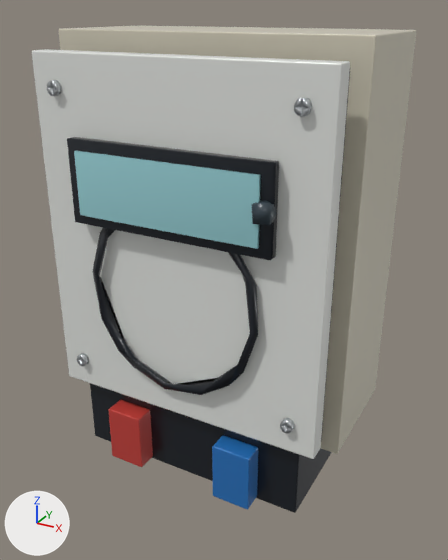
One commit to the glTF model lab/public/models/source3_default.low.glb: the scene before it, then after it.
Both versions are drawn from a 50 mm lens placed at (0.731, -1.35, 1.233), pointed at (0.011, -0.041, 0.579). Arrows for +X, +Y and +Z are at lower left; the lights stay in place. The picture after the commit comes second. Where no turn or scale is listed for an object, it has been applied to the vertices. Vertices at exactly the same position are counted once.

Names of what the first picture shows: 'detail:enclosure-gasket-and-fixings · Detail zinc plated fixin', 'node-2', 'node-25', 'node-26', 'node-3', 'node-6', 'node-7', 'node-8', 'node-9' and 2 more.
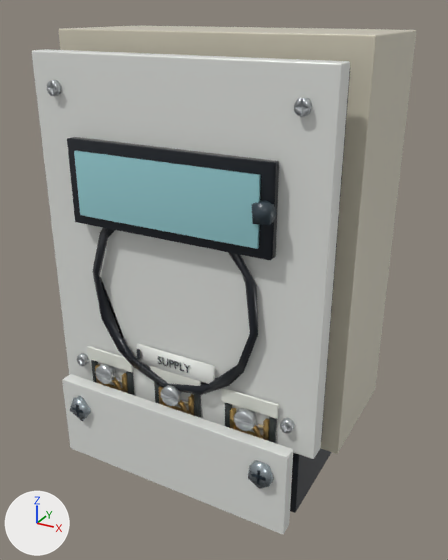
ob_terminal_l1 is not drawn itself; it is the parent of ob_detail_terminal_clamp_l1.
ob_terminal_l2 is not drawn itself; it is the parent of ob_detail_terminal_clamp_l2.
ob_terminal_l3 is not drawn itself; it is the parent of ob_detail_terminal_clamp_l3.

Where the newer file only moved an object's origin or applied its transform, the numbers keep the older frame.

The change, as a list of edits to the scene's bpy script:
```text
Change me_recipe_mesh_016:
    remove me_recipe_mesh_016.from_pydata(...)  # 56 vertices, 108 faces; spans x -0.051..0.051, y -0.028..0.028, z -0.079..0.079
    remove me_recipe_mesh_016.materials.append(mat_original_b2804608)  # red #c64039
    add me_recipe_mesh_016.from_pydata(...)  # 56 vertices, 108 faces; spans x -0.326..0.326, y -0.016..0.016, z -0.114..0.114
    me_recipe_mesh_016 part 1: 56 of 56 vertices moved; they spanned x -0.051..0.051, y -0.028..0.028, z -0.079..0.079 and now span x -0.326..0.326, y -0.016..0.016, z -0.114..0.114; mean shift (0.0, 0.0, 0.0)
    add me_recipe_mesh_016.materials.append(mat_original_7dbee62c)  # white #e7e9e5
Change me_cube_071:
    remove me_cube_071.from_pydata(...)  # 96 vertices, 188 faces; spans x -0.0575..0.0575, y -0.003..0.003, z -0.0155..0.0155
    add me_cube_071.from_pydata(...)  # 96 vertices, 188 faces; spans x -0.0725..0.0725, y -0.5411..-0.5351, z -0.019..0.019
    me_cube_071 part 2: 96 of 96 vertices moved; they spanned x -0.0575..0.0575, y -0.003..0.003, z -0.0155..0.0155 and now span x -0.0725..0.0725, y -0.5411..-0.5351, z -0.019..0.019; mean shift (0.0, -0.5381, 0.0)
Change ob_node_25:
    ob_node_25.location: (-0.161, -0.254, 0.168) -> (0.0, -0.307, 0.214)
Change ob_node_26:
    ob_node_26: bpy.data.objects.new('node-26', me_recipe_mesh_017) -> bpy.data.objects.new('node-26', None)
    ob_node_26.parent: ob_part_body_003 -> ob_part_mounting
    ob_node_26.location: (0.19, 0.18, 0.27) -> (-0.313, 0.05, 0.023)
Change ob_terminal_l1:
    ob_terminal_l1.rotation_euler: (0.0, -3.142, 0.0) -> (0.0, 0.0, 0.0)  # degrees (0, -180, 0) -> degrees (0, 0, 0)
    ob_terminal_l1.location: (-0.203, 0.315, -0.269) -> (-0.203, 0.315, 0.267)
Change ob_terminal_l2:
    ob_terminal_l2.rotation_euler: (0.0, -3.142, 0.0) -> (0.0, 0.0, 0.0)  # degrees (0, -180, 0) -> degrees (0, 0, 0)
    ob_terminal_l2.location: (0.0, 0.315, -0.269) -> (0.0, 0.315, 0.267)
Change ob_terminal_l3:
    ob_terminal_l3.rotation_euler: (0.0, -3.142, 0.0) -> (0.0, 0.0, 0.0)  # degrees (0, -180, 0) -> degrees (0, 0, 0)
    ob_terminal_l3.location: (0.203, 0.315, -0.269) -> (0.203, 0.315, 0.267)
Add ob_part_mounting___original_material_008:
    ob_part_mounting___original_material_008 = bpy.data.objects.new('part:mounting · Original material.008', me_recipe_mesh_042)  # 46 vertices, 76 faces; spans x -0.018..0.548, y -0.002..0.001, z -0.02..0.02; in mat_original_a463fd81 (dark blue #283844)
    ob_part_mounting___original_material_008.location = (-0.265, -0.341, 0.261)
Add ob_part_mounting___original_material_002:
    ob_part_mounting___original_material_002 = bpy.data.objects.new('part:mounting · Original material.002', me_recipe_mesh_040)  # 21 vertices, 34 faces; spans x -0.032..0.56, y -0.01..0.01, z -0.034..0.035; in mat_original_2a8198d3 (grey #a7b2b8)
    ob_part_mounting___original_material_002.location = (-0.265, -0.328, 0.261)
Add ob_printed_service_legend:
    ob_printed_service_legend = bpy.data.objects.new('Printed service legend', me_cube_072_1)  # 18 vertices, 32 faces; spans x -0.11..0.11, y -0.003..0.003, z -0.026..0.026; in mat_printed_ivory_identification (white #edf0eb)
    ob_printed_service_legend.location = (0.0, -0.268, 0.441)
Add ob_mark_supply:
    ob_mark_supply = bpy.data.objects.new('mark:SUPPLY', me_moulded_marking)  # 3924 vertices, 7832 faces; spans x -0.0462..0.0474, y -0.0006..0.0006, z -0.0099..0.0125; in mat_graphite_service_markings (dark grey #242c31)
    ob_mark_supply.location = (0.0, -0.274, 0.441)
Add ob_moulded_datum_beside_legend:
    ob_moulded_datum_beside_legend = bpy.data.objects.new('Moulded datum beside legend', me_cube_073_1)  # 96 vertices, 188 faces; spans x -0.0038..0.0038, y -0.0024..0.0024, z -0.014..0.014; in mat_graphite_service_markings (dark grey #242c31)
    ob_moulded_datum_beside_legend.location = (-0.102, -0.276, 0.443)
```

Location of each change, (x1, y1, x2, y2) in pixels of the pictures (448 x 560 px):
'node-25', recoloured, reshaped, moved (404% wider, 137% taller)
    before: (108, 400, 153, 467)
    after: (62, 374, 293, 534)
'node-26', no longer drawn (blue)
    before: (212, 435, 258, 509)
'Printed service legend', added
    after: (137, 344, 215, 384)
'part:mounting · Original material.002', added
    after: (70, 396, 274, 489)
'detail:terminal-clamp:L3 · Detail zinc plated fixing', moved, turned (not visible before)
    after: (234, 409, 263, 431)
'Moulded terminal legend pad.001', reshaped (not visible before)
    after: (150, 366, 201, 386)
'detail:terminal-clamp:L2 · Detail zinc plated fixing', moved, turned (not visible before)
    after: (160, 385, 189, 406)
'detail:terminal-clamp:L3 · Detail machined brass', moved, turned (not visible before)
    after: (230, 408, 269, 441)
'detail:terminal-clamp:L1 · Detail zinc plated fixing', moved, turned (not visible before)
    after: (95, 364, 122, 384)
'detail:terminal-clamp:L3 · Detail moulded engineering polymer', moved, turned (not visible before)
    after: (225, 403, 277, 443)
'detail:terminal-clamp:L2 · Detail machined brass', moved, turned (not visible before)
    after: (158, 386, 194, 415)
'detail:terminal-clamp:L2 · Detail moulded engineering polymer', moved, turned (not visible before)
    after: (154, 382, 201, 418)
'detail:terminal-clamp:L1 · Detail machined brass', moved, turned (not visible before)
    after: (95, 364, 128, 393)
'detail:terminal-clamp:L1 · Detail moulded engineering polymer', moved, turned (not visible before)
    after: (91, 360, 134, 395)
'mark:SUPPLY', added
    after: (158, 356, 190, 373)
'part:mounting · Original material.008', added
    after: (72, 404, 266, 485)
'node-3', unchanged, covered by the edit
    before: (90, 383, 331, 513)
    after: (290, 448, 331, 513)
